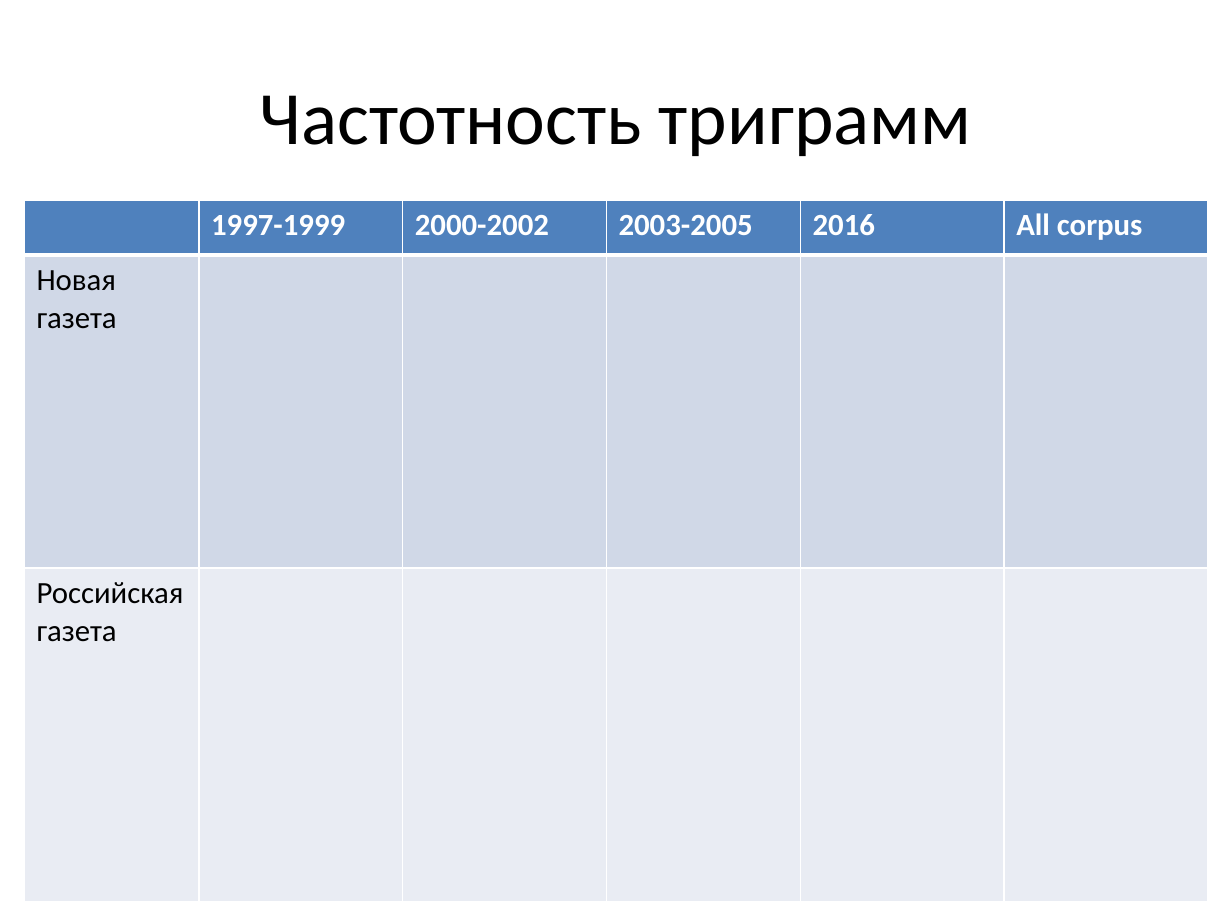
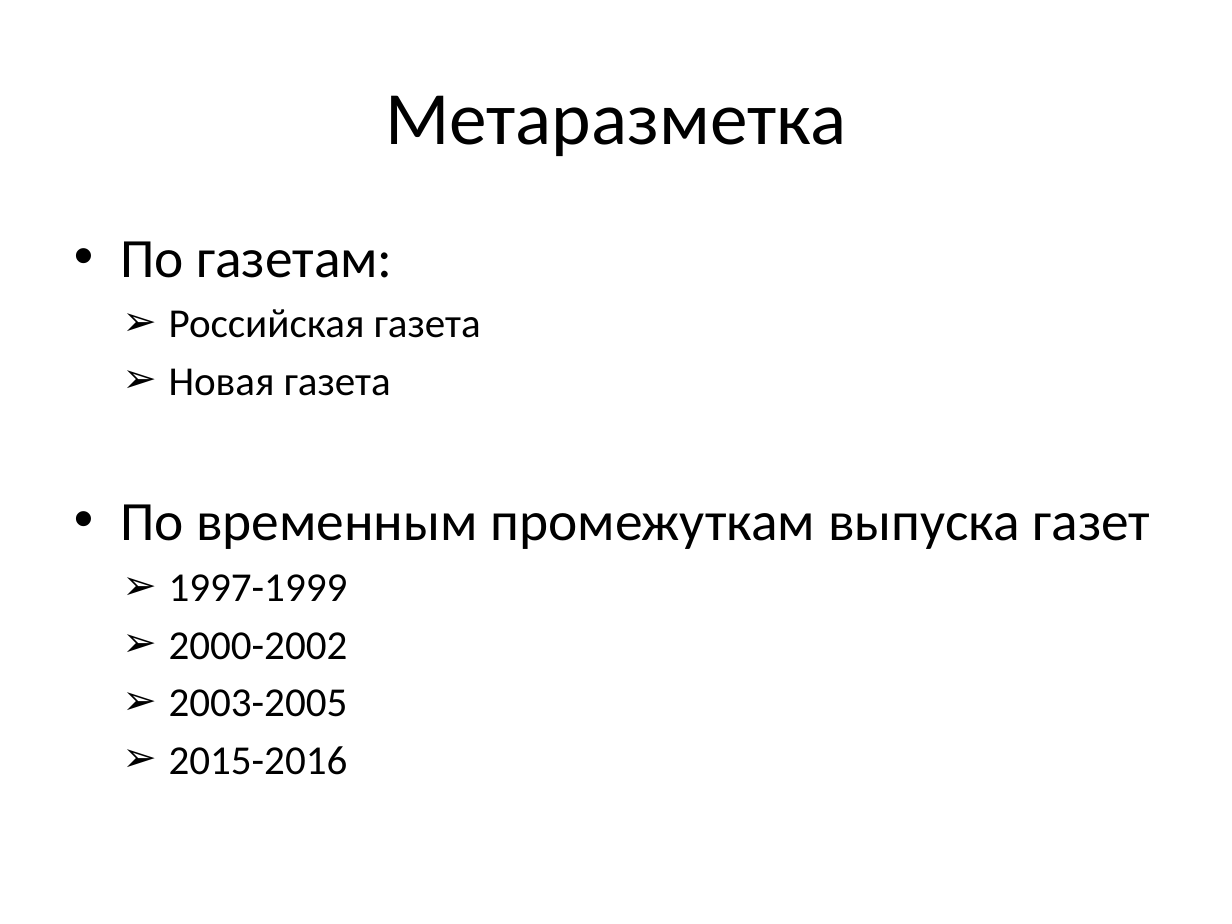
Before and after one commit to arassadin/hse_ling, a slide deck: slide 7 of ng_rg_presentation.pptx (slide 10 before the commit). Drawn at 1232x924 pixels with LibreOffice and Linux fonts; fonts in the diff are those of the drawing. Boxes give left, top, right and bottom in pixels: in the first picture for what was removed or moved away, otherwise in the second. Text is boxed around its words. In the diff, an @@ line names an element or a change of style, - is before the commit and + after.

Commit message:
presentation v0.2

```diff
--- a/ng_rg_presentation.pptx
+++ b/ng_rg_presentation.pptx
@@ title at (385,95,846,156): text changed @@
-Частотность триграмм
+Метаразметка
@@ table removed at (25,200,1206,902), 3 rows, 6 columns @@
- | 1997-1999 | 2000-2002 | 2003-2005 | 2016 | All corpus
-Новая газета |  |  |  |  | 
-Российская газета |  |  |  |  | 
@@ text added at (120,241,1151,775), 24.1 pt, text #000000 @@
+• По газетам:
+➢ Российская газета
+➢ Новая газета
+• По временным промежуткам выпуска газет
+➢ 1997-1999
+➢ 2000-2002
+➢ 2003-2005
+➢ 2015-2016
```
Also in this commit, not shown: 8 other slides changed, 19 slides added, 1 slide removed.
